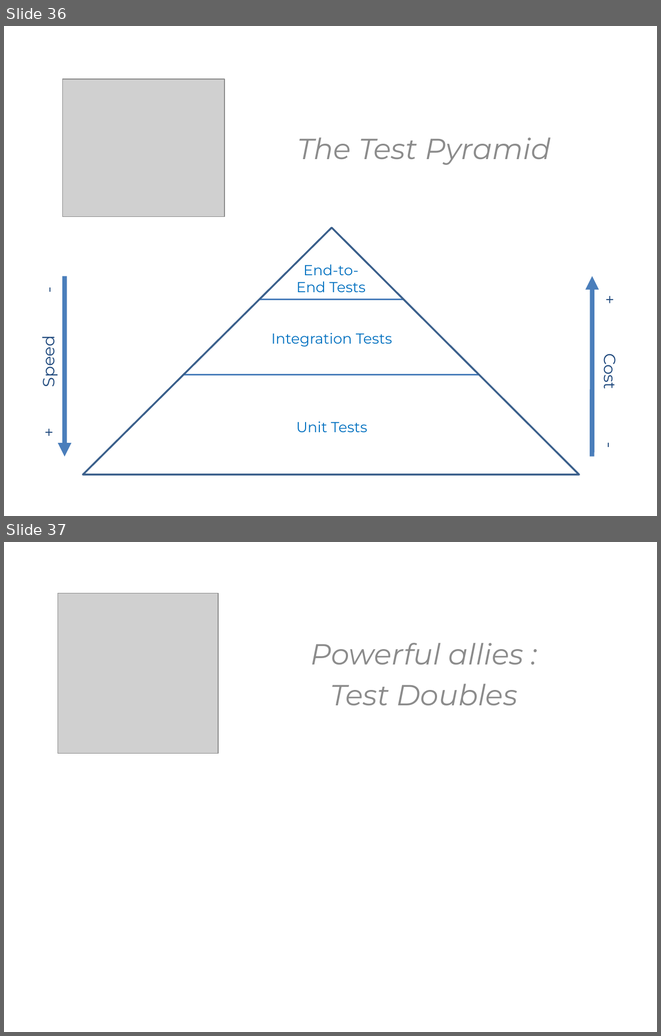
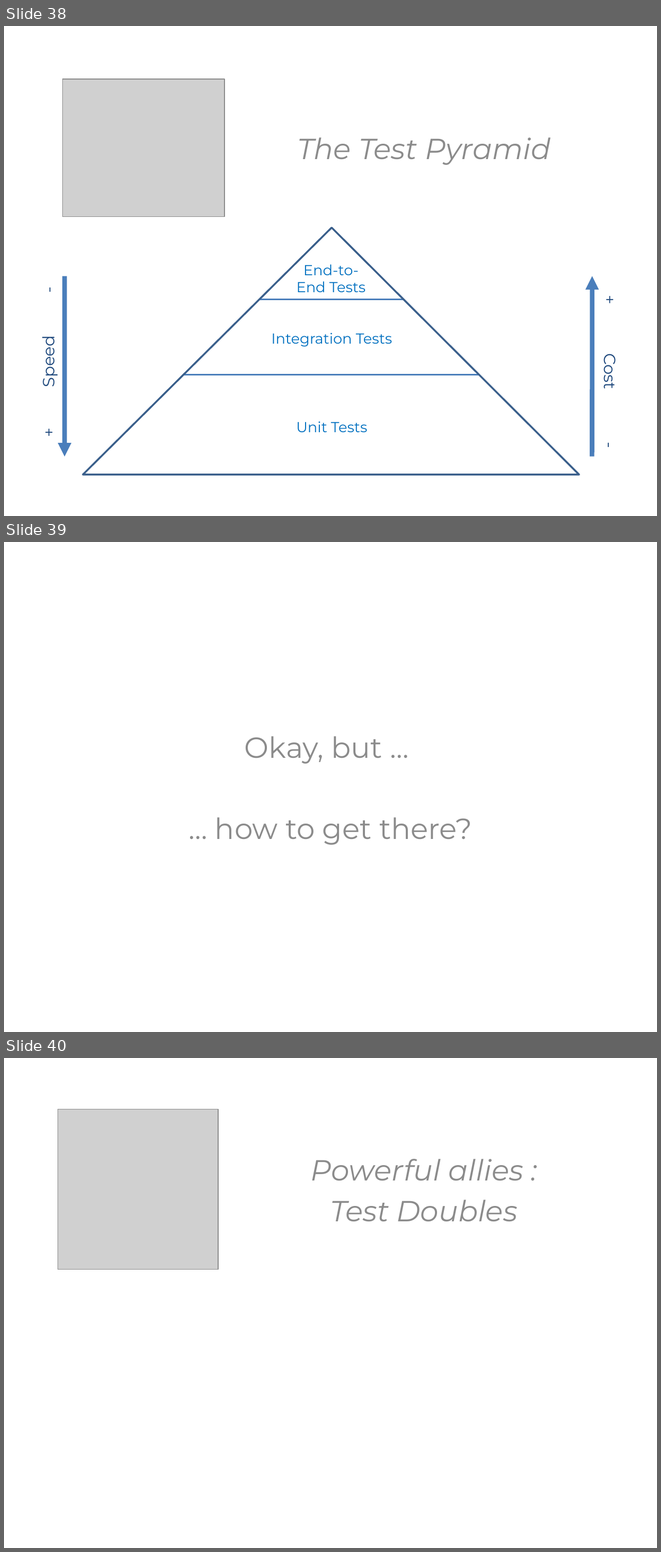
Before and after one commit to KhrisFernandez/tdd, a slide deck: outside-in/resources/TDD - Outside In - EN.pptx. Shown one above the other, each under a label of ours: slides 36 and 37 before the commit, slides 38, 39 and 40 after it. The pictures are 661x1036 and 661x1552 pixels, drawn with LibreOffice and Linux fonts; fonts in the diff are those of the drawing; grey boxes stand for pictures. Boxes give left, top, right and bottom in pixels: in the first picture for what was removed or moved away, otherwise in the second. Text is boxed around its words. In the diff, an @@ line names an element or a change of style, - is before the commit and + after.

```diff
--- a/outside-in/resources/TDD - Outside In - EN.pptx
+++ b/outside-in/resources/TDD - Outside In - EN.pptx
@@ slide 39 added at <box>4,542,657,1032</box>, background #FFFFFF @@
@@ text added at <box>215,736,472,845</box>, 32 pt, text #8B8B8B @@
+Okay, but …
+… how to get there?
@@ what was slide 36 is now slide 38 @@
@@ what was slide 37 is now slide 40 @@
```
Also in this commit, not shown: 2 other slides added, 3 other files.
